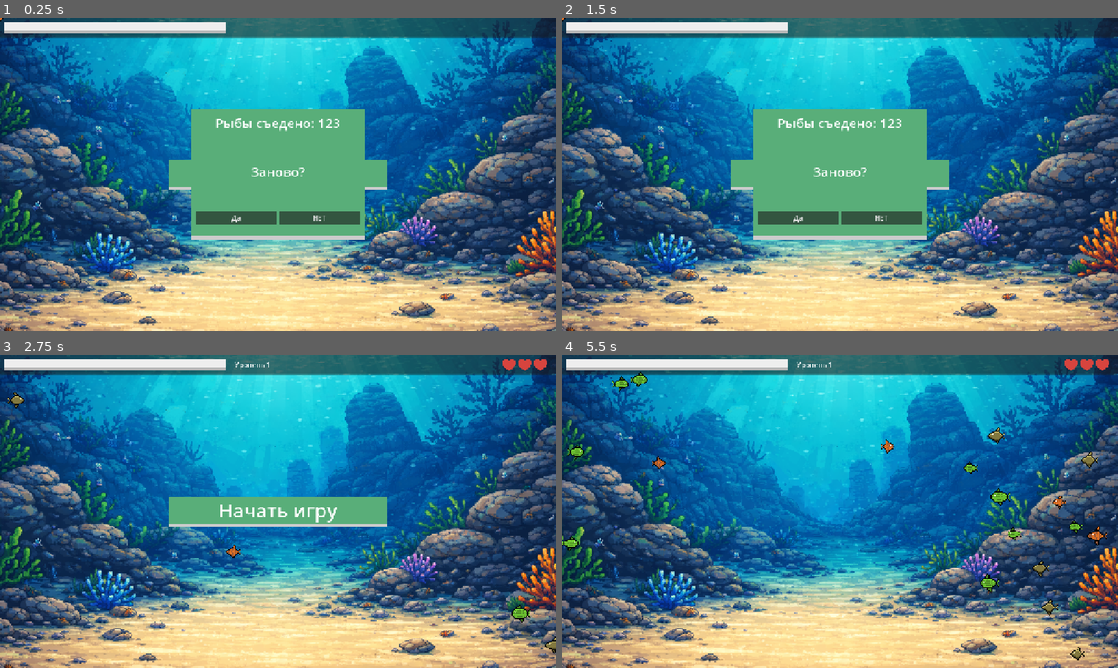
Above: before the commit, frames 1-4 (two rows, left to right).
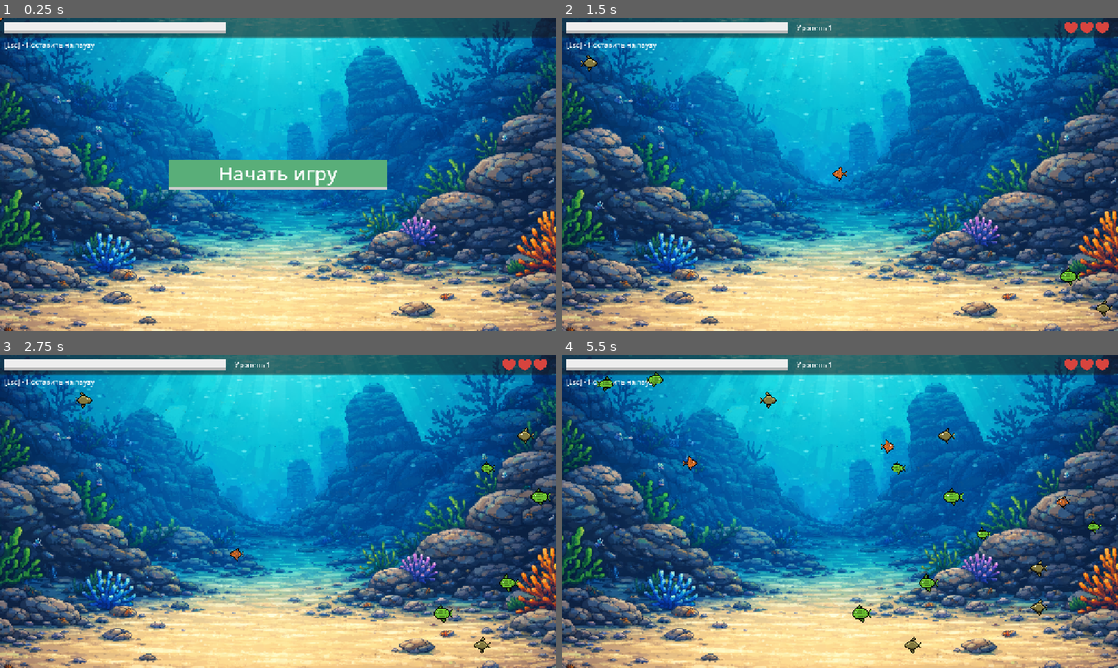
Above: after the commit, the same moments.

Repository: kotofeyy/BecomeBigFish-game
Game: Godot game, scene res://scenes/main.tscn
The game is run twice, just before and just after one commit, with the same random seed, the same clock (stepped at 60 frames per second) and the same inputs.
Inputs (mouse positions are in pixels of both pictures, inside the frame that each line leads up to):
- Up to frame 1 (0.25 s): no input
- Up to frame 2 (1.5 s): click "Начать игру" at 0.5 s; click (840, 174) at 1.25 s, where only the run before the commit has a clickable "Начать игру"
- Up to frame 3 (2.75 s): click (233, 555) at 2 s, where only the run before the commit has a clickable "Да"
- Up to frame 4 (5.5 s): click (840, 511) at 2.75 s, where only the run before the commit has a clickable "Начать игру"; move the mouse to (962, 495) at 3.52 s; move the mouse to (728, 527) at 4.27 s; move the mouse to (895, 442) at 5.02 s

The runs differ from the first frame. In frame 1, 11% of the frame differs, in the area x 0-66%, y 7-71%; in frame 2, 14%, in the area x 0-99%, y 0-96%; in frame 3, 4.8%; in frame 4, 2.3%.

Commit message:
визуально видно паузу

Diff:
--- a/code/main.gd
+++ b/code/main.gd
@@ -8,17 +8,18 @@
 @onready var cpu_particles_2d: CPUParticles2D = $CPUParticles2D
 @onready var wrong_panel: Panel = $CanvasLayer/WrongPanel
 @onready var player_shield: Panel = $Player/PlayerShield
-@onready var heart_control: Control = $CanvasLayer/Panel/MarginContainer/VBoxContainer/HeartControl/HBoxContainer
+@onready var heart_control: Control = $CanvasLayer/Header/MarginContainer/VBoxContainer/HeartControl/HBoxContainer
 @onready var heart_sprite: TextureRect = $CanvasLayer/HeartSprite
-@onready var fish_preload = preload("res://scenes/fish.tscn")
 @onready var shield_ability: Sprite2D = $ShieldAbility
 @onready var heart_ability: Sprite2D = $HeartAbility
-@onready var progress_bar: ProgressBar = $CanvasLayer/Panel/MarginContainer/VBoxContainer/ProgressBar
-@onready var level_label: Label = $CanvasLayer/Panel/MarginContainer/VBoxContainer/LevelLabel
+@onready var progress_bar: ProgressBar = $CanvasLayer/Header/MarginContainer/VBoxContainer/ProgressBar
+@onready var level_label: Label = $CanvasLayer/Header/MarginContainer/VBoxContainer/LevelLabel
 @onready var animated_sprite_eat: AnimatedSprite2D = $AnimatedSpriteEat
 @onready var start_game_button: Button = $CanvasLayer/StartGameButton
 @onready var end_game_panel: Panel = $CanvasLayer/EndGamePanel
 @onready var count_of_fish_label: Label = $CanvasLayer/EndGamePanel/MarginContainer/VBoxContainer/CountOfFishLabel
+
+@onready var fish_preload = preload("res://scenes/fish.tscn")
 
 
 var has_game_started := false
@@ -174,6 +175,7 @@
 	start_game_button.visible = false
 	start_game()
 
+
 func on_heart_dropping() -> void:
 	heart_ability.position.x = randi_range(40, size_screen.x - 40)
 	var tween = get_tree().create_tween()
--- a/code/play_pause.gd
+++ b/code/play_pause.gd
@@ -1,6 +1,16 @@
 extends Node
+
+@onready var pause_play_rect: TextureRect = $"../CanvasLayer/PausePlayRect"
+
+const PAUSE = preload("uid://btl0jyqibtmtu")
 
 
 func _unhandled_input(event: InputEvent) -> void:
 	if Input.is_action_just_pressed("esc"):
 		get_tree().paused = !get_tree().paused
+		if get_tree().paused:
+			pause_play_rect.texture = PAUSE
+			pause_play_rect.visible = true
+
+		else:
+			pause_play_rect.visible = false
--- a/scenes/main.tscn
+++ b/scenes/main.tscn
@@ -8,6 +8,7 @@
 [ext_resource type="Texture2D" uid="uid://bcl21swdqovy0" path="res://sprites/heart.png" id="5_tipki"]
 [ext_resource type="AudioStream" uid="uid://76j0pr8l3y4q" path="res://sounds/magic_game_win_success.wav" id="6_tefeu"]
 [ext_resource type="Texture2D" uid="uid://y1ew1qivwerl" path="res://sprites/konfetty.jpeg" id="7_o6xl0"]
+[ext_resource type="Texture2D" uid="uid://btl0jyqibtmtu" path="res://sprites/pause.png" id="8_eb6dy"]
 [ext_resource type="Script" uid="uid://clgllwsf8uycq" path="res://code/play_pause.gd" id="9_85g3d"]
 [ext_resource type="AudioStream" uid="uid://t8andxrkh4cm" path="res://sounds/wrong.wav" id="10_choun"]
 [ext_resource type="Texture2D" uid="uid://hoso7mk5ps7k" path="res://sprites/shield.png" id="11_ya4ey"]
@@ -153,14 +154,14 @@
 mouse_filter = 2
 texture = ExtResource("4_tbgi4")
 
-[node name="Panel" type="Panel" parent="CanvasLayer" unique_id=1533811978]
+[node name="Header" type="Panel" parent="CanvasLayer" unique_id=1533811978]
 anchors_preset = -1
 anchor_right = 1.0
 anchor_bottom = 0.062000003
 offset_bottom = 0.3599968
 grow_horizontal = 2
 
-[node name="MarginContainer" type="MarginContainer" parent="CanvasLayer/Panel" unique_id=1427725800]
+[node name="MarginContainer" type="MarginContainer" parent="CanvasLayer/Header" unique_id=1427725800]
 layout_mode = 1
 anchors_preset = 15
 anchor_right = 1.0
@@ -172,11 +173,11 @@
 theme_override_constants/margin_right = 10
 theme_override_constants/margin_bottom = 10
 
-[node name="VBoxContainer" type="HBoxContainer" parent="CanvasLayer/Panel/MarginContainer" unique_id=1341887099]
+[node name="VBoxContainer" type="HBoxContainer" parent="CanvasLayer/Header/MarginContainer" unique_id=1341887099]
 layout_mode = 2
 theme_override_constants/separation = 20
 
-[node name="ProgressBar" type="ProgressBar" parent="CanvasLayer/Panel/MarginContainer/VBoxContainer" unique_id=354665567]
+[node name="ProgressBar" type="ProgressBar" parent="CanvasLayer/Header/MarginContainer/VBoxContainer" unique_id=354665567]
 custom_minimum_size = Vector2(0, 25)
 layout_mode = 2
 size_flags_horizontal = 3
@@ -190,17 +191,17 @@
 step = 1.0
 show_percentage = false
 
-[node name="LevelLabel" type="Label" parent="CanvasLayer/Panel/MarginContainer/VBoxContainer" unique_id=905797926]
-layout_mode = 2
-size_flags_horizontal = 3
-
-[node name="HeartControl" type="Control" parent="CanvasLayer/Panel/MarginContainer/VBoxContainer" unique_id=2066293117]
+[node name="LevelLabel" type="Label" parent="CanvasLayer/Header/MarginContainer/VBoxContainer" unique_id=905797926]
+layout_mode = 2
+size_flags_horizontal = 3
+
+[node name="HeartControl" type="Control" parent="CanvasLayer/Header/MarginContainer/VBoxContainer" unique_id=2066293117]
 custom_minimum_size = Vector2(200, 32)
 layout_mode = 2
 size_flags_horizontal = 4
 size_flags_vertical = 0
 
-[node name="HBoxContainer" type="HBoxContainer" parent="CanvasLayer/Panel/MarginContainer/VBoxContainer/HeartControl" unique_id=1512291238]
+[node name="HBoxContainer" type="HBoxContainer" parent="CanvasLayer/Header/MarginContainer/VBoxContainer/HeartControl" unique_id=1512291238]
 layout_mode = 1
 anchors_preset = 15
 anchor_right = 1.0
@@ -249,6 +250,7 @@
 theme_override_styles/panel = SubResource("StyleBoxFlat_choun")
 
 [node name="EndGamePanel" type="Panel" parent="CanvasLayer" unique_id=1544777590]
+visible = false
 custom_minimum_size = Vector2(400, 300)
 anchors_preset = 8
 anchor_left = 0.5
@@ -303,6 +305,29 @@
 layout_mode = 2
 size_flags_horizontal = 3
 text = "НЕТ"
+
+[node name="PausePlayRect" type="TextureRect" parent="CanvasLayer" unique_id=1189890305]
+visible = false
+anchors_preset = 8
+anchor_left = 0.5
+anchor_top = 0.5
+anchor_right = 0.5
+anchor_bottom = 0.5
+offset_left = -20.0
+offset_top = -20.0
+offset_right = 20.0
+offset_bottom = 20.0
+grow_horizontal = 2
+grow_vertical = 2
+pivot_offset = Vector2(32, 32)
+texture = ExtResource("8_eb6dy")
+
+[node name="ClueLabel" type="Label" parent="CanvasLayer" unique_id=717019683]
+offset_left = 10.0
+offset_top = 50.0
+offset_right = 217.0
+offset_bottom = 73.0
+text = "[Esc] - Поставить на паузу"
 
 [node name="AnimatedSpriteEat" type="AnimatedSprite2D" parent="." unique_id=1729697139]
 scale = Vector2(2, 2)
Binary file changed: sprites/FishSheet.png
Binary file added: sprites/pause.png
Not shown, added: sprites/pause.png.import
Binary file added: sprites/play.png
Not shown, added: sprites/play.png.import
